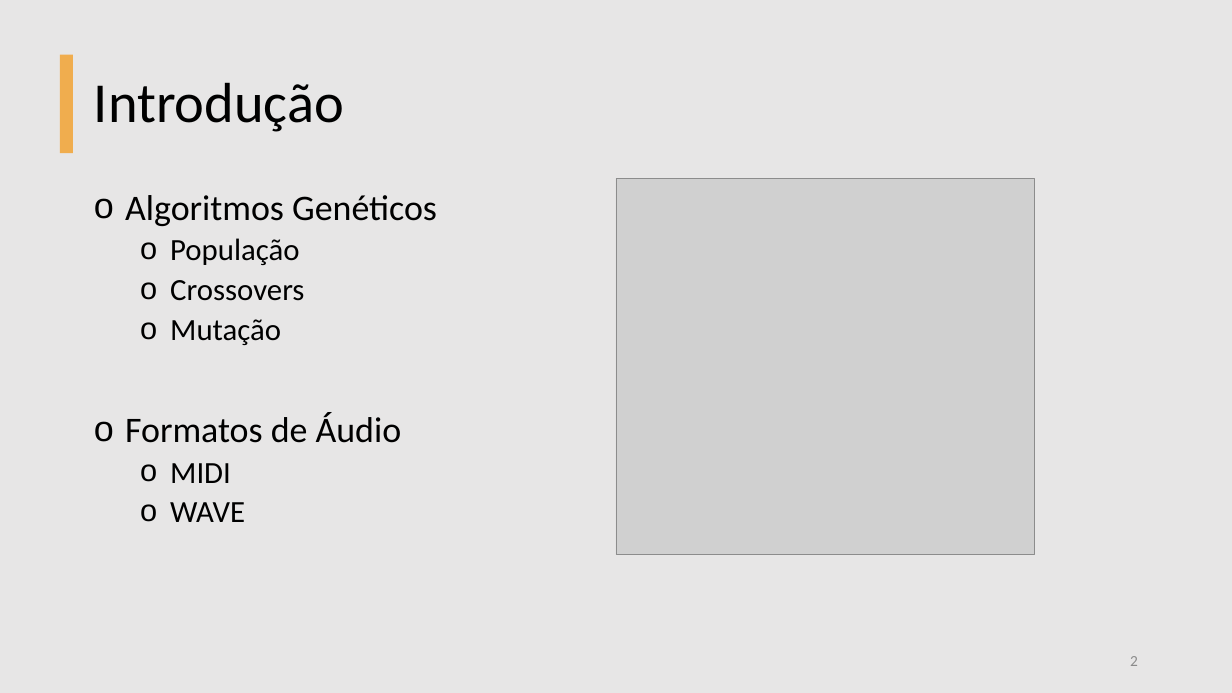
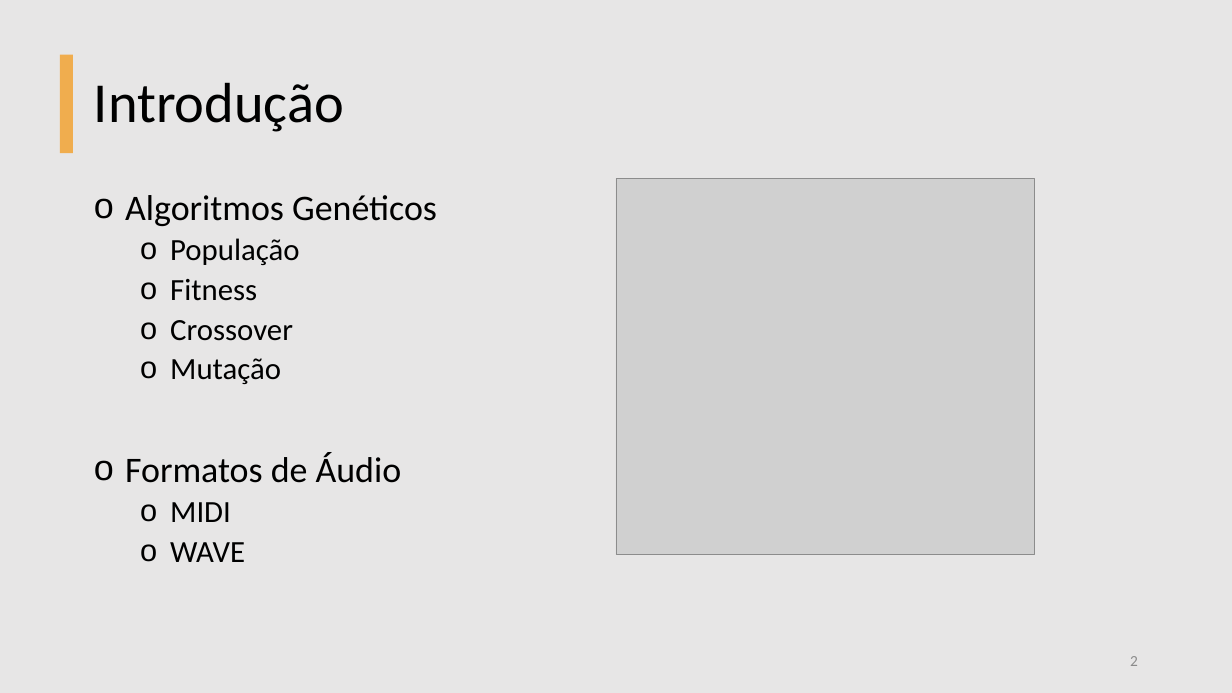
Before and after one commit to BeholderDEV/genetic-music-maker, a slide deck: slide 2 of Genetic Music.pptx. Drawn at 1232x693 pixels with LibreOffice and Linux fonts; fonts in the diff are those of the drawing; grey boxes stand for pictures. Boxes give left, top, right and bottom in pixels: in the first picture for what was removed or moved away, otherwise in the second. Text is boxed around its words. In the diff, an @@ line names an element or a change of style, - is before the commit and + after.

```diff
--- a/Genetic Music.pptx
+++ b/Genetic Music.pptx
@@ text at bbox=[170, 279, 293, 341]: text changed @@
-  o Crossovers
+  o Fitness
+  o Crossover
```
Also in this commit, not shown: 6 other slides changed.
